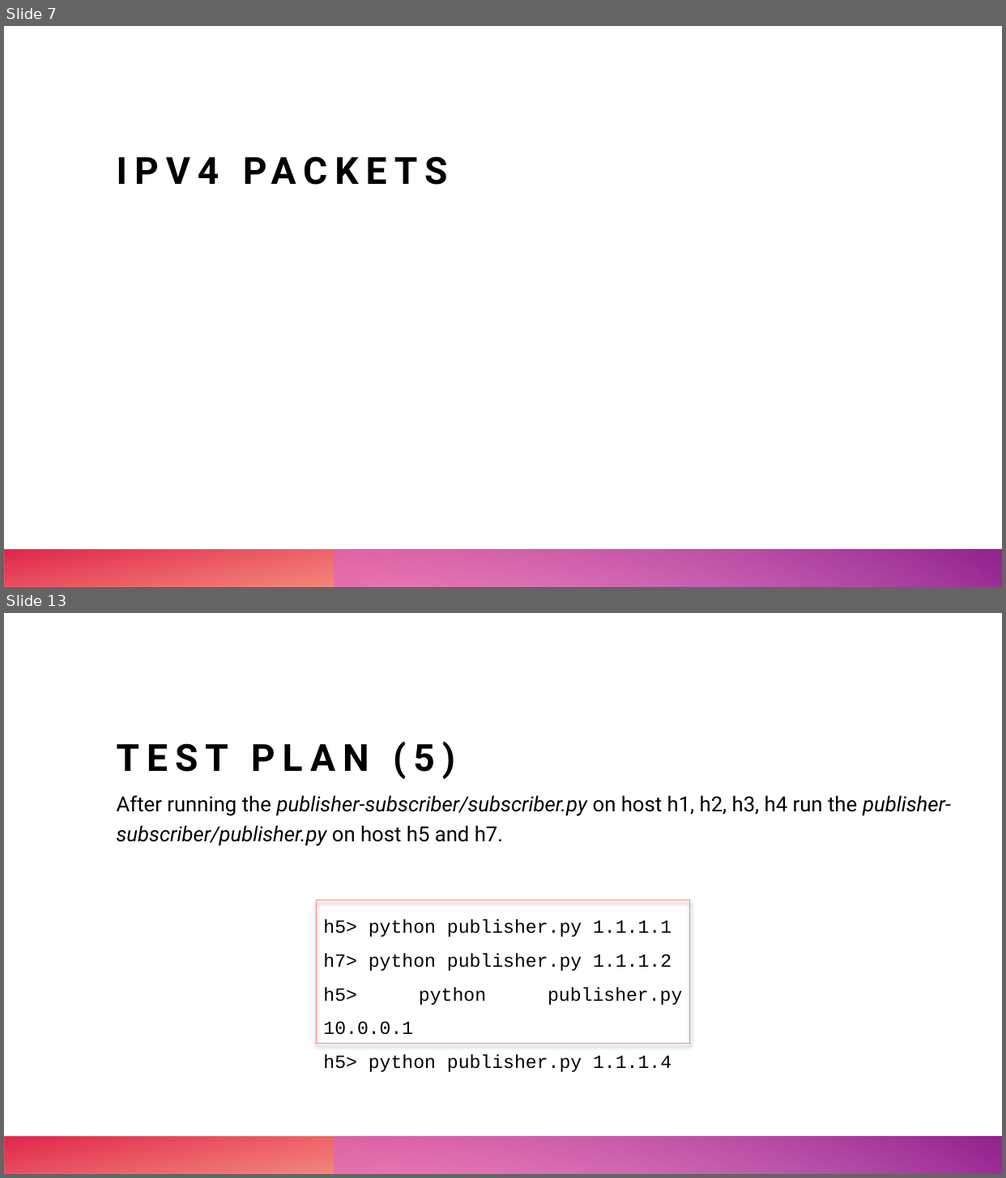
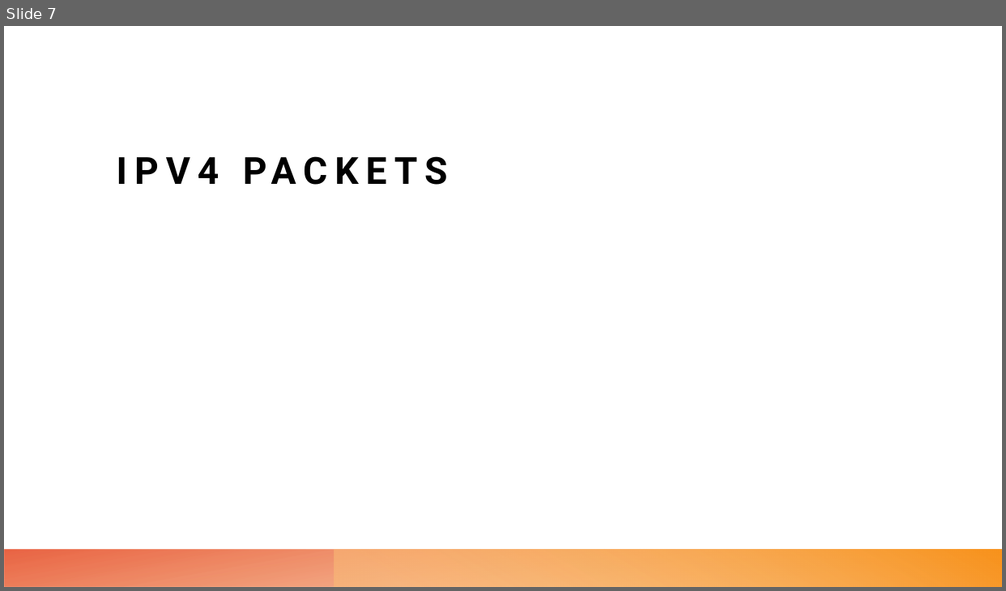
Before and after one commit to leonardopoggiani/ANAWS-project, a slide deck: DistributedMessageBroker.pptx. Shown one above the other, each under a label of ours: slides 7 and 13 before the commit, slide 7 after it; the slides between them are not shown. The pictures are 1006x1178 and 1006x591 pixels, drawn with LibreOffice and Linux fonts; fonts in the diff are those of the drawing. Boxes give left, top, right and bottom in pixels: in the first picture for what was removed or moved away, otherwise in the second. Text is boxed around its words. In the diff, an @@ line names an element or a change of style, - is before the commit and + after.

```diff
--- a/DistributedMessageBroker.pptx
+++ b/DistributedMessageBroker.pptx
@@ slide 13 removed at (4,613,1002,1174), background #FFFFFF; not listed: 2 template elements that a slide beside it also shows @@
@@ title removed at (117,741,455,779) @@
-TEST PLAN (5)
@@ text removed at (117,795,951,846) @@
-After running the publisher-subscriber/subscriber.py on host h1, h2, h3, h4 run the publisher-subscriber/publisher.py on host h5 and h7.
@@ rectangle removed at (316,901,690,1043) @@
@@ text removed at (323,920,682,1072) @@
-h5> python publisher.py 1.1.1.1
-h7> python publisher.py 1.1.1.2
-h5> python publisher.py 10.0.0.1
-h5> python publisher.py 1.1.1.4
@@ slide 7 changed as well @@
@@ rectangle at (4,550,1002,587): fill gradient #FE4A00 to #DA002F to gradient #EC7016 to #E64823 @@
@@ rectangle at (335,550,1002,587): fill gradient #D861D4 to #92248E to gradient #FBBE77 to #F8931D @@
```
Also in this commit, not shown: 12 other slides changed, 3 slides added, 2 other slides removed, 4 other files.
